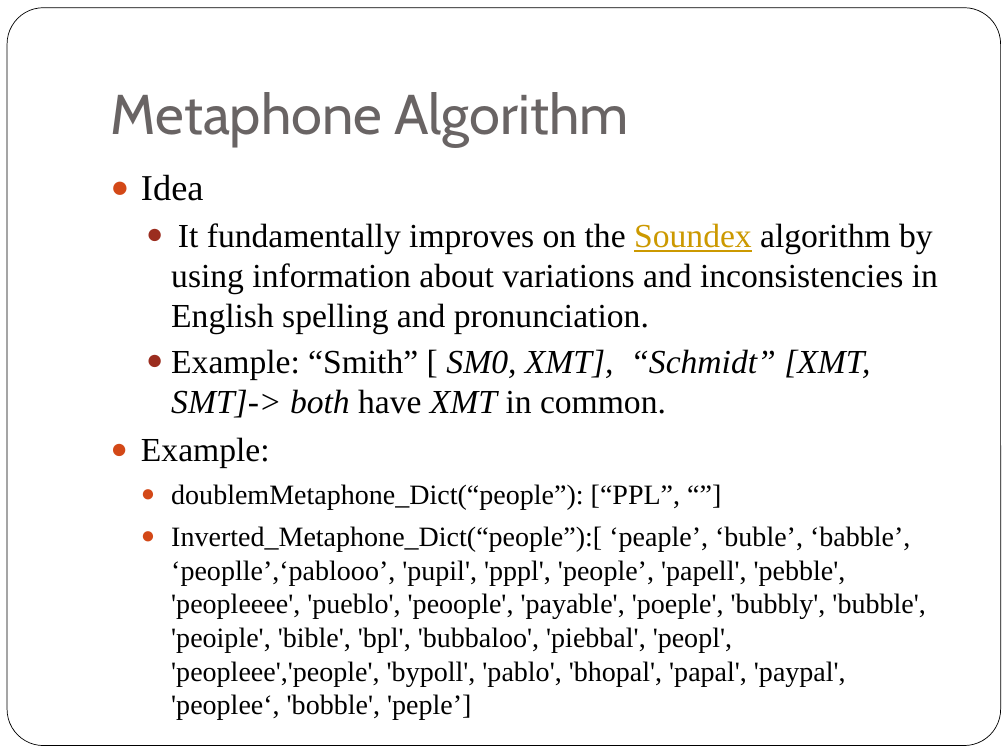
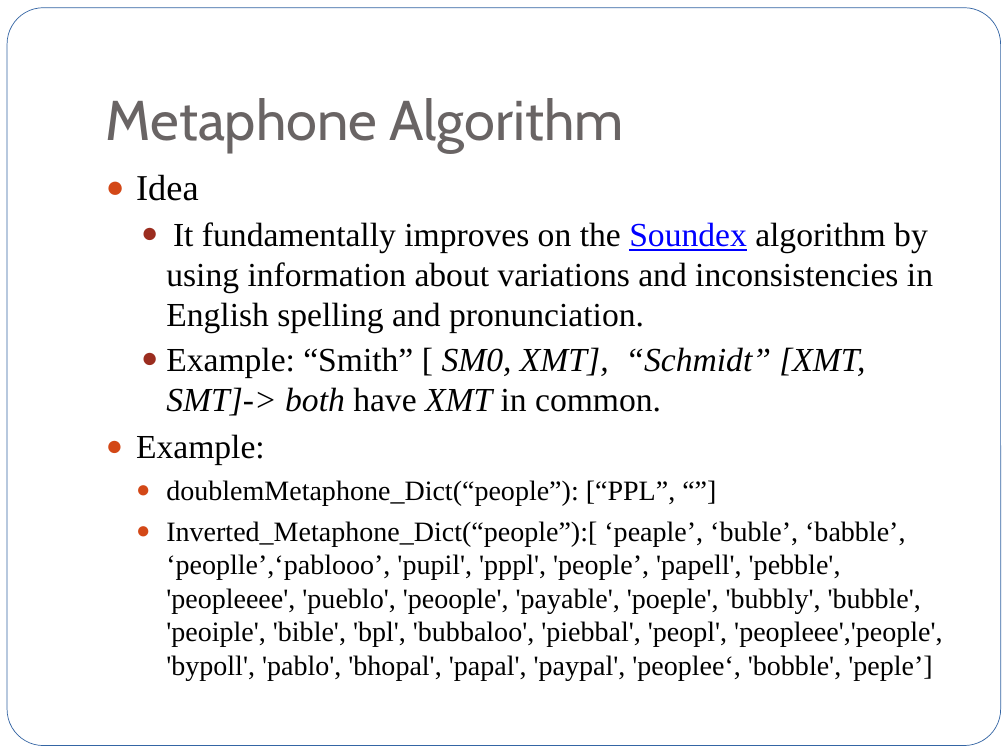
Before and after one commit to jxjzhang/CS246, a slide deck: slide 8 of Tweets purification.pptx (slide 4 before the commit). Drawn at 1008x756 pixels with LibreOffice and Linux fonts; fonts in the diff are those of the drawing. Boxes give left, top, right and bottom in pixels: in the first picture for what was removed or moved away, otherwise in the second. Text is boxed around its words. In the diff, an @@ line names an element or a change of style, - is before the commit and + after.

```diff
--- a/Tweets purification.pptx
+++ b/Tweets purification.pptx
@@ rounded rectangle at (7, 8, 1001, 746): outline #000000 0.5 pt to none @@
@@ title "Metaphone Algorithm": place and size @@
-title "Metaphone Algorithm" at (111, 92, 629, 147)
+title "Metaphone Algorithm" at (106, 98, 624, 152)
@@ text "Idea" at (136, 174, 942, 681): text colour #CC9900 to #0000FF in "Soundex" @@
```
Also in this commit, not shown: 3 other slides changed, 11 slides added.
